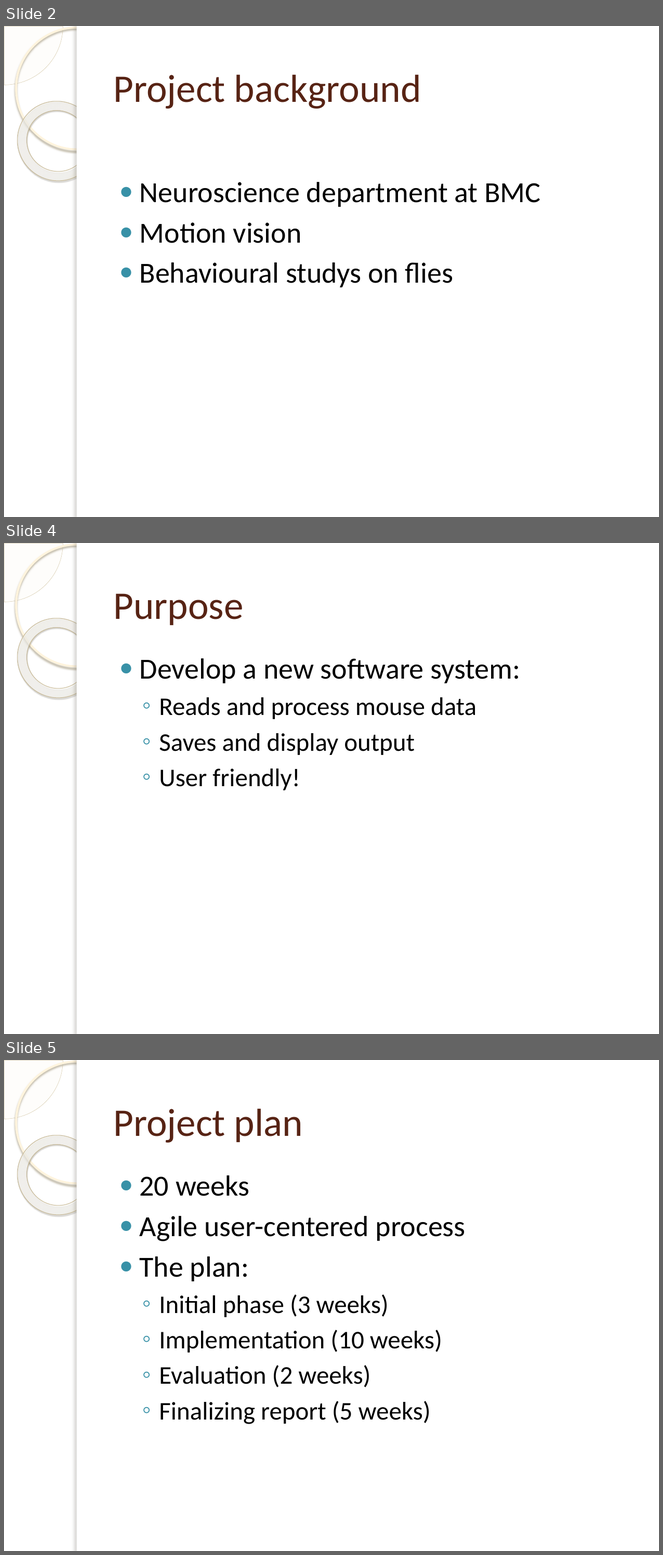
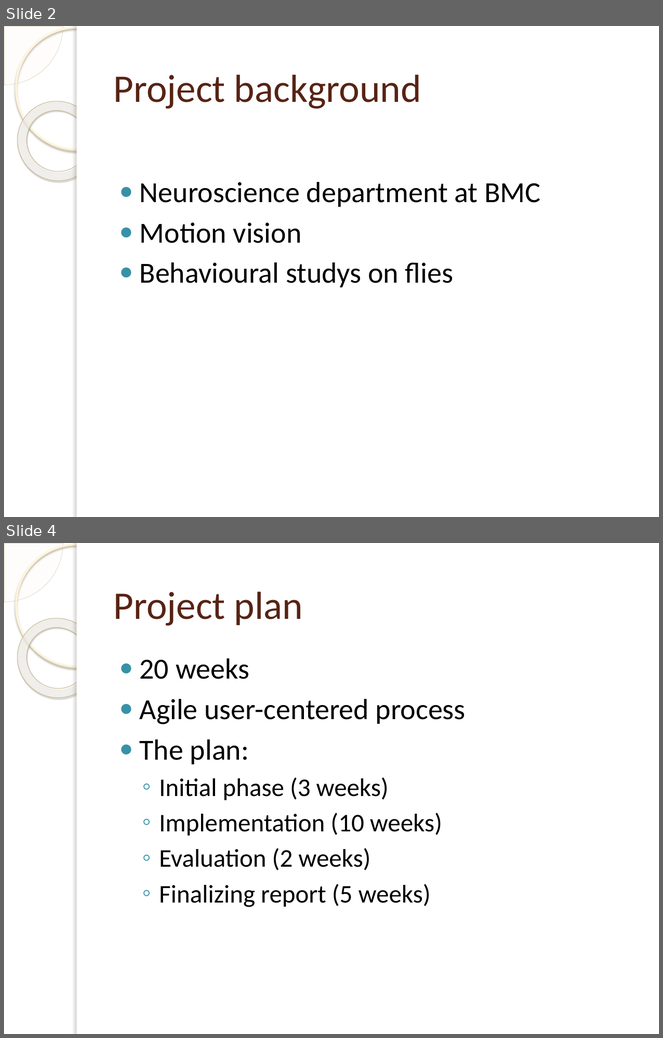
Before and after one commit to jakelamotta/master_thesis, a slide deck: presentations/presentation_1.pptx. Shown one above the other, each under a label of ours: slides 2, 4 and 5 before the commit, slides 2 and 4 after it; the slides between them are not shown. The pictures are 663x1555 and 663x1038 pixels, drawn with LibreOffice and Linux fonts; fonts in the diff are those of the drawing; background and template pictures are left out. Boxes give left, top, right and bottom in pixels: in the first picture for what was removed or moved away, otherwise in the second. Text is boxed around its words. In the diff, an @@ line names an element or a change of style, - is before the commit and + after.

```diff
--- a/presentations/presentation_1.pptx
+++ b/presentations/presentation_1.pptx
@@ slide 4 removed at box(4, 543, 659, 1034), background picture (left out); not listed: 5 template elements that a slide beside it also shows @@
@@ title removed at box(113, 593, 244, 625) @@
-Purpose
@@ text removed at box(140, 658, 520, 791) @@
-● Develop a new software system:
-  ◦ Reads and process mouse data
-  ◦ Saves and display output
-  ◦ User friendly!
@@ what was slide 5 is now slide 4 @@
```
Also in this commit, not shown: 5 slides changed, 2 slides added.
